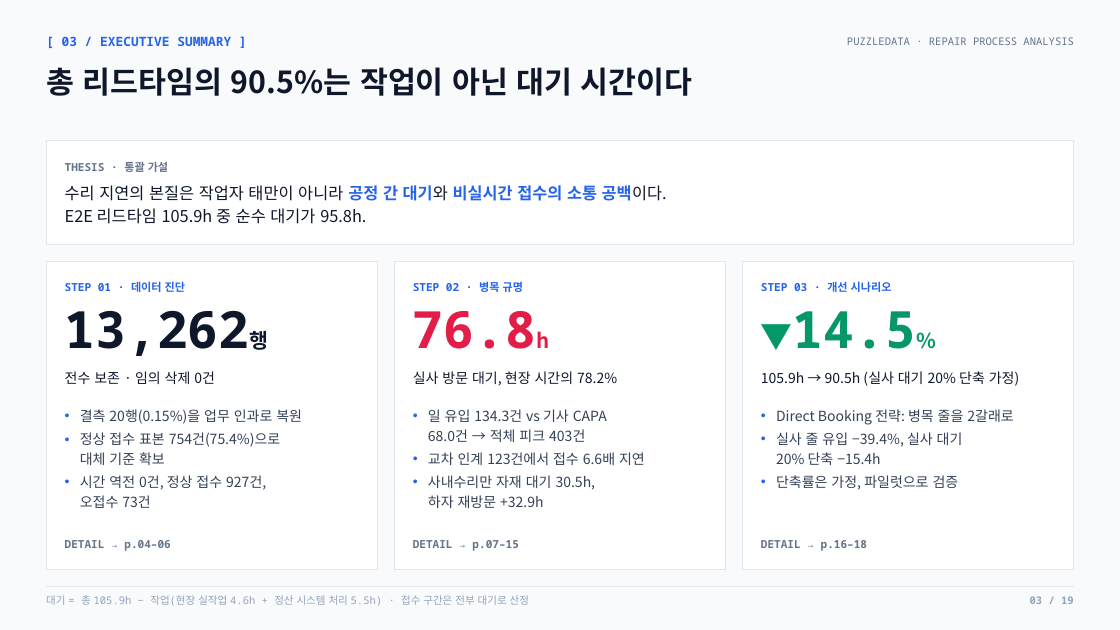
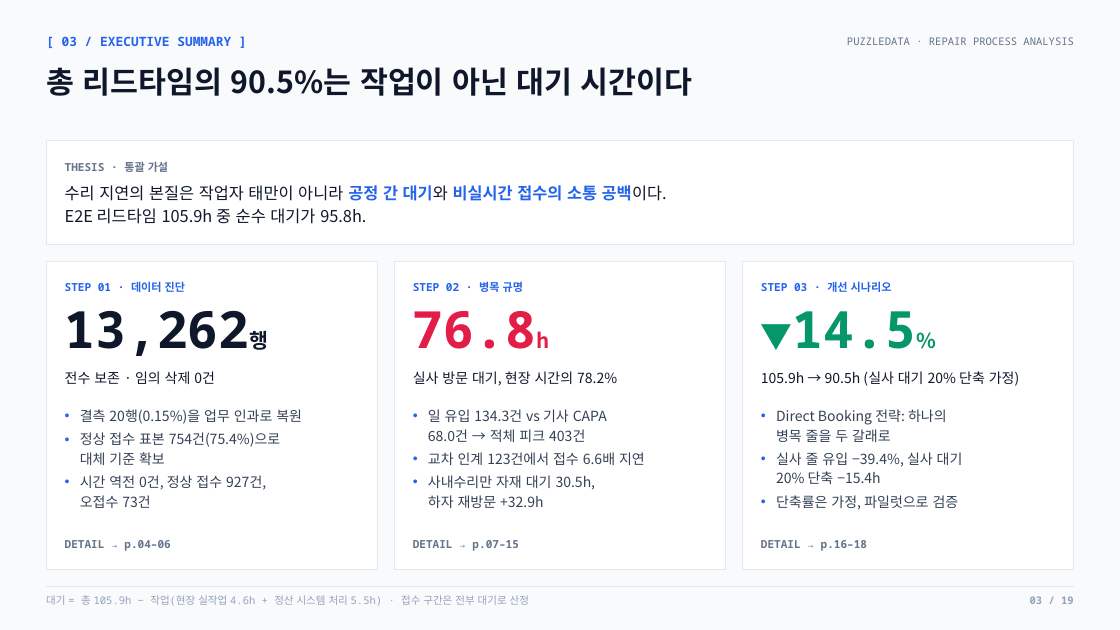
Before and after one commit to nus1245/puzzle_data, a slide deck: slide 3 of outputs/pptx/puzzledata_repair_report.pptx. Drawn at 1120x630 pixels with LibreOffice and Linux fonts; fonts in the diff are those of the drawing. Boxes give left, top, right and bottom in pixels: in the first picture for what was removed or moved away, otherwise in the second. Text is boxed around its words. In the diff, an @@ line names an element or a change of style, - is before the commit and + after.

```diff
--- a/outputs/pptx/puzzledata_repair_report.pptx
+++ b/outputs/pptx/puzzledata_repair_report.pptx
@@ text at box(776, 409, 947, 442): text changed @@
-• Direct Booking 전략: 병목 줄을 2갈래로
+• Direct Booking 전략: 하나의
+  병목 줄을 두 갈래로
```
Also in this commit, not shown: 3 other slides changed, 3 other files.
